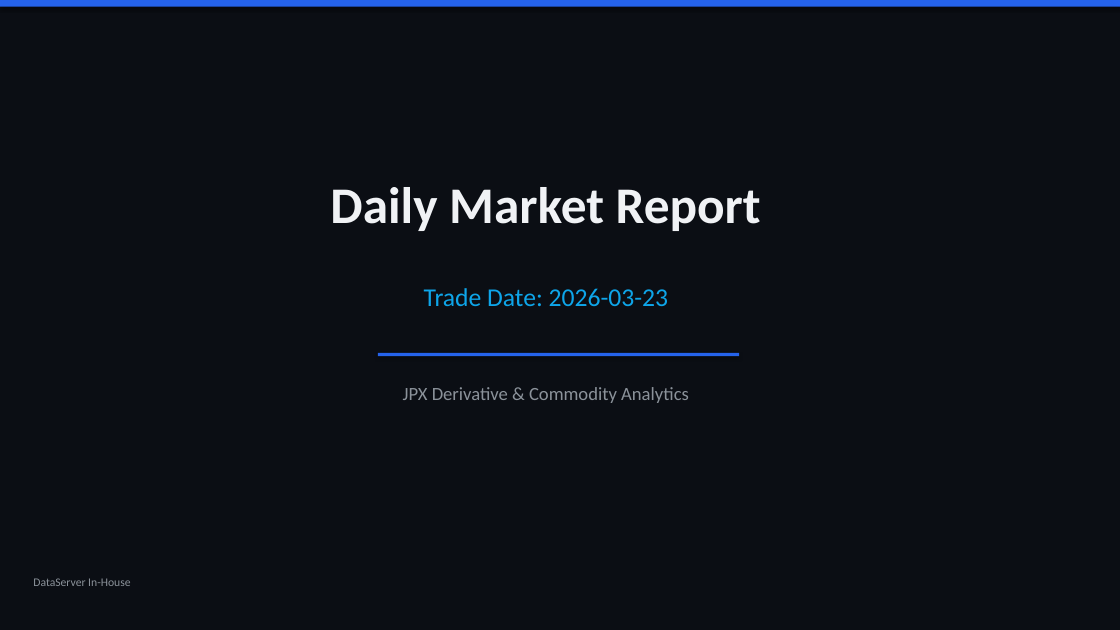
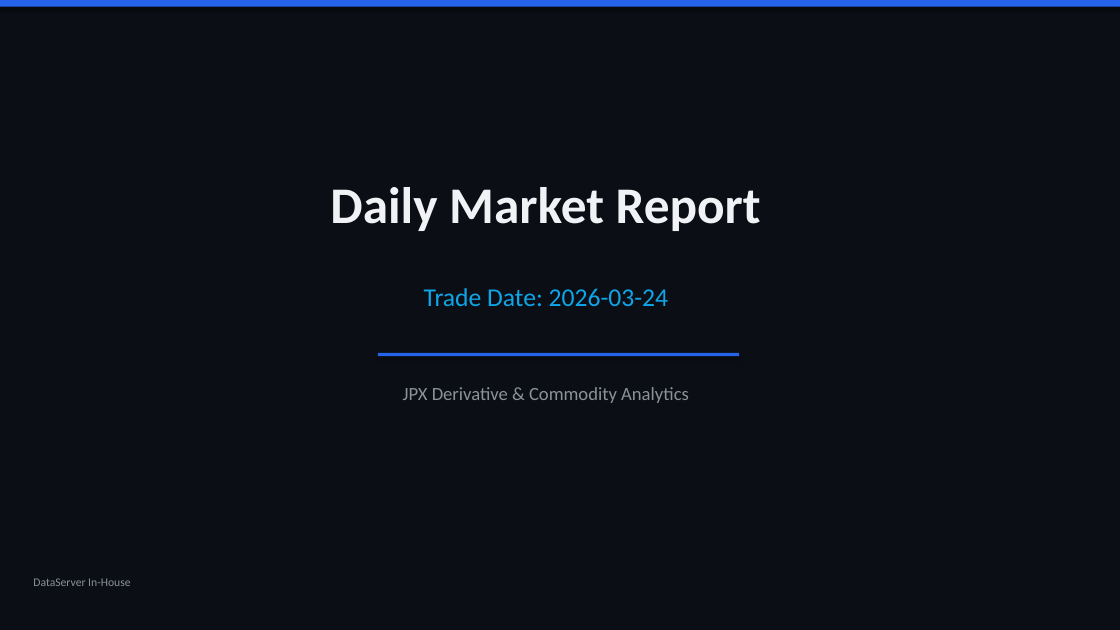
Before and after one commit to hozaki45/DataServerInhouse, a slide deck: slide 1 of docs/chartpack/latest.pptx. Drawn at 1120x630 pixels with LibreOffice and Linux fonts; fonts in the diff are those of the drawing. Boxes give left, top, right and bottom in pixels: in the first picture for what was removed or moved away, otherwise in the second. Text is boxed around its words. In the diff, an @@ line names an element or a change of style, - is before the commit and + after.

```diff
--- a/docs/chartpack/latest.pptx
+++ b/docs/chartpack/latest.pptx
@@ text at (424, 288, 668, 306): text changed @@
-Trade Date: 2026-03-23
+Trade Date: 2026-03-24
```
Also in this commit, not shown: 5 other slides changed, 5 other files.
